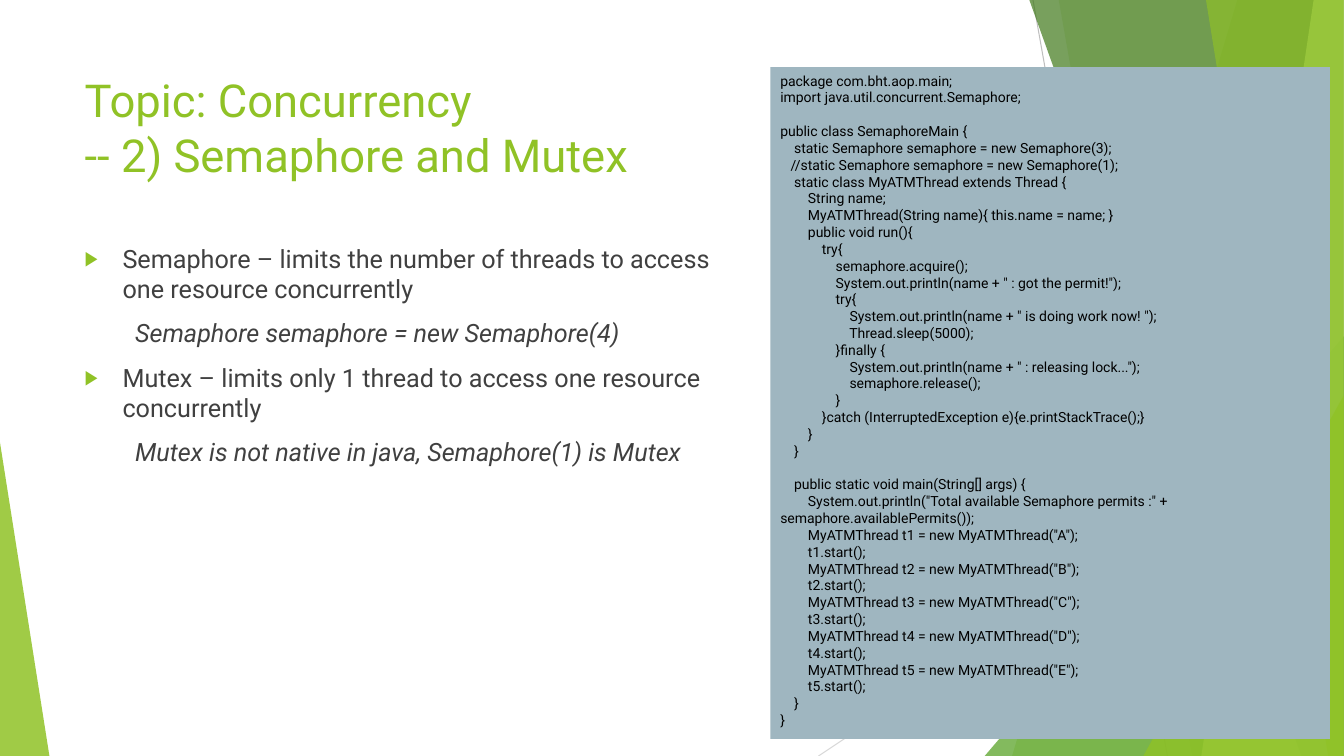
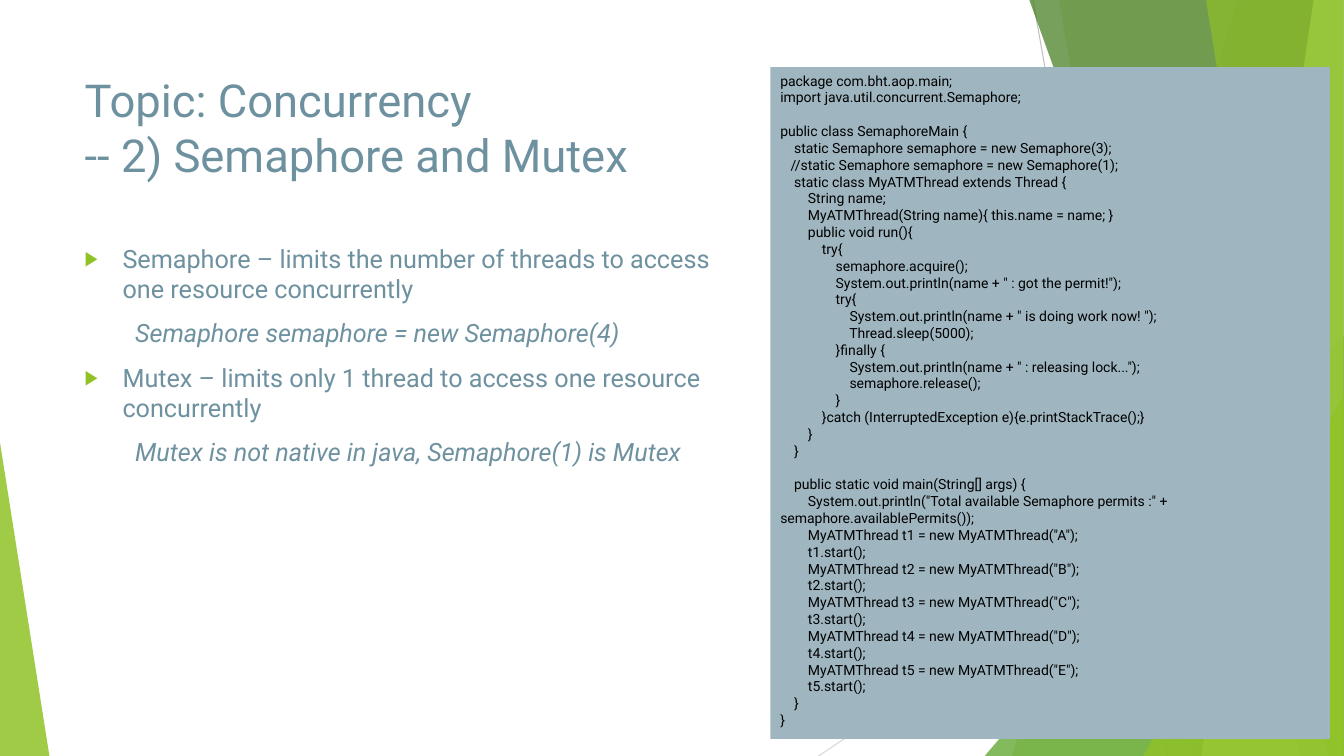
Before and after one commit to liqichen168/Course-May-2019, a slide deck: slide 23 of powerpoints/1_Core_Java.pptx. Drawn at 1344x756 pixels with LibreOffice and Linux fonts; fonts in the diff are those of the drawing. Boxes give left, top, right and bottom in pixels: in the first picture for what was removed or moved away, otherwise in the second. Text is boxed around its words. In the diff, an @@ line names an element or a change of style, - is before the commit and + after.

```diff
--- a/powerpoints/1_Core_Java.pptx
+++ b/powerpoints/1_Core_Java.pptx
@@ title "Topic: Concurrency -- 2) Semaphore ..." at bbox=[85, 84, 628, 182]: text colour #90C226 to #6E91A0 @@
@@ text "Semaphore – limits the number ..." at bbox=[123, 249, 709, 467]: text colour #404040 to #6E91A0 @@
```
Also in this commit, not shown: 3 other slides changed, 1 other file.
